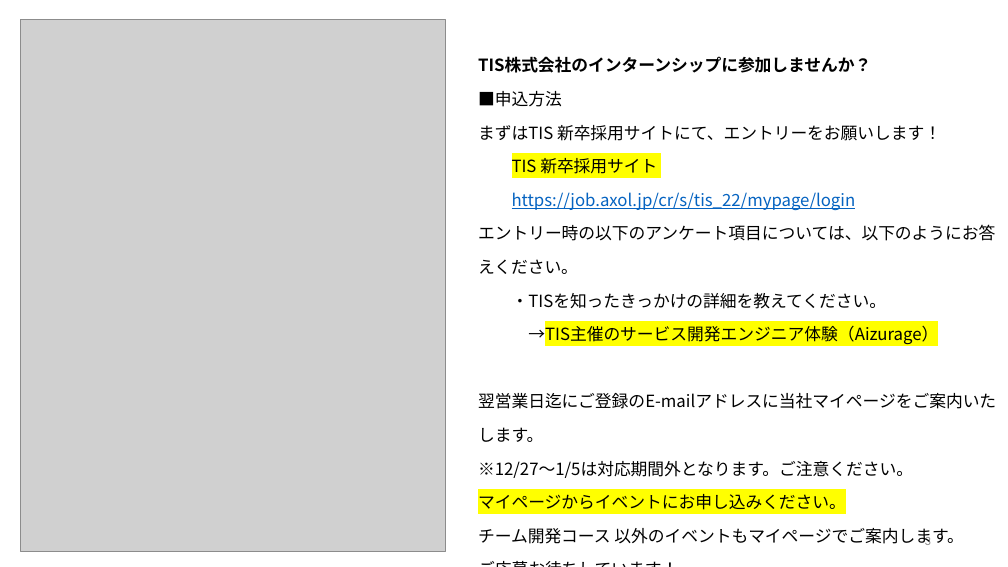
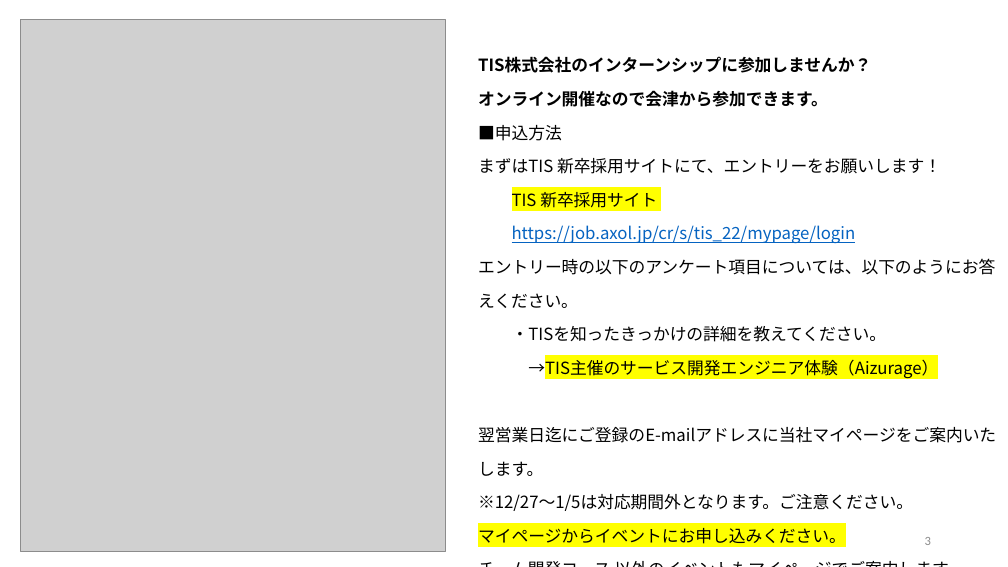
Before and after one commit to kiyohome/wacchi, a slide deck: slide 3 of 20201213/intro.pptx. Drawn at 1008x567 pixels with LibreOffice and Linux fonts; fonts in the diff are those of the drawing; grey boxes stand for pictures. Boxes give left, top, right and bottom in pixels: in the first picture for what was removed or moved away, otherwise in the second. Text is boxed around its words. In the diff, an @@ line names an element or a change of style, - is before the commit and + after.

Commit message:
Add mobile handson 2nd

```diff
--- a/20201213/intro.pptx
+++ b/20201213/intro.pptx
@@ text at [478, 90, 828, 107]: paragraph added @@
+オンライン開催なので会津から参加できます。
```
